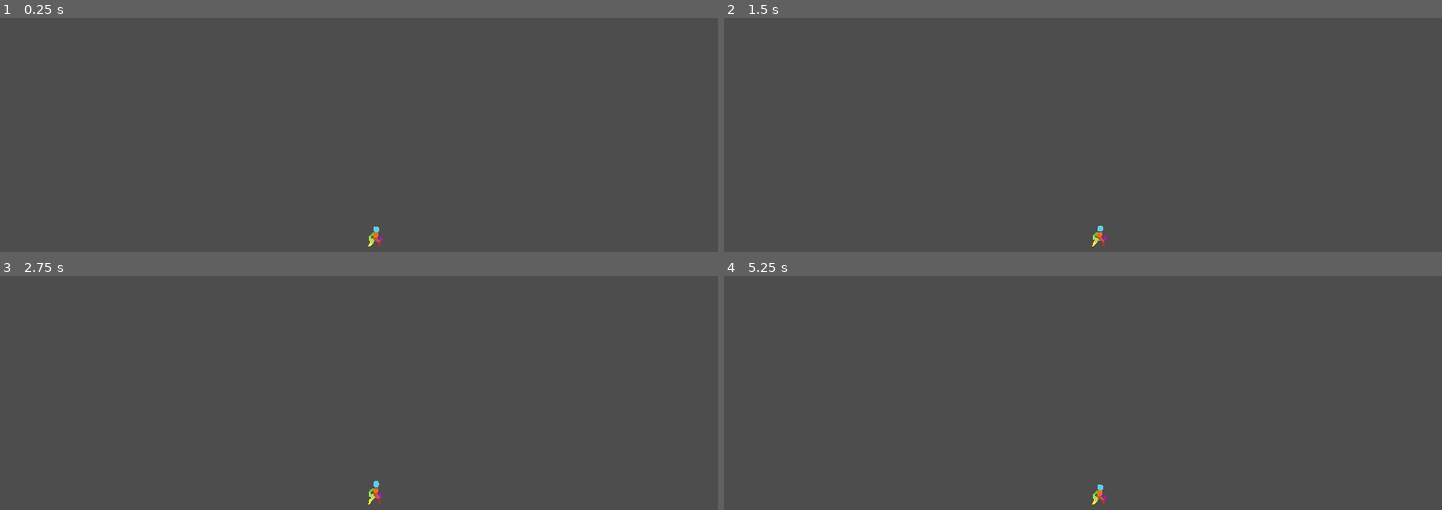
Above: before the commit, frames 1-4 (two rows, left to right).
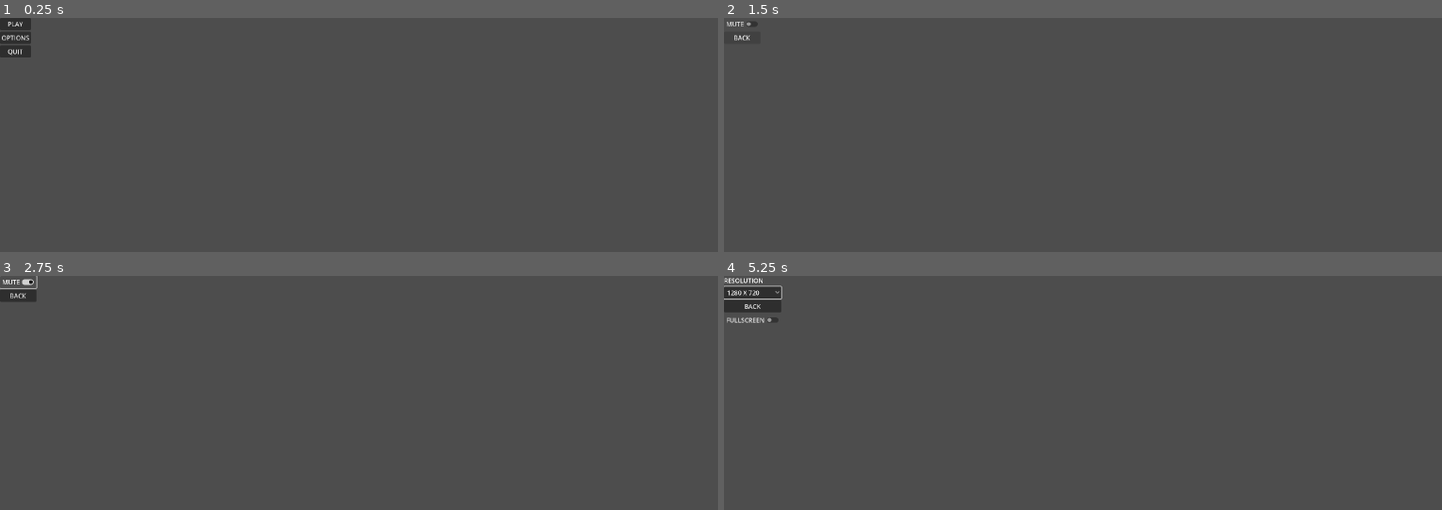
Above: after the commit, the same moments.

Repository: SJCooper/Prototype1
Game: Godot game, scene res://Assets/Scenes/start_menu.tscn
Same seed, same stepped clock (60 frames per second), same inputs: the game is played once before the commit and once after it. Before the commit the project starts from res://Assets/Scenes/game.tscn.
Inputs (mouse positions are in pixels of both pictures, inside the frame that each line leads up to):
- Up to frame 1 (0.25 s): no input
- Up to frame 2 (1.5 s): click (738, 36) at 0.5 s, where only the run after the commit has a clickable "OPTIONS"; click (738, 25) at 1.25 s, where only the run after the commit has a clickable "AUDIO"
- Up to frame 3 (2.75 s): click (21, 283) at 2 s, where only the run after the commit has a clickable "MUTE"
- Up to frame 4 (5.25 s): click (745, 294) at 2.75 s, where only the run after the commit has a clickable "BACK"; click (738, 294) at 3.5 s, where only the run after the commit has a clickable "DISPLAY"; click (752, 292) at 4.25 s, where only the run after the commit has a clickable "1280 X 720"; click (752, 306) at 5 s, where only the run after the commit has a clickable "BACK"

The runs differ from the first frame. In frame 1, 0.7% of the frame differs, in the area x 0-54%, y 0-98%; in frame 2, 0.2%; in frame 3, 0.4%; in frame 4, 1.1%.

Commit message:
Getting going with menus for template file
Added options, display, audio and quit menu items with basic functionality as a placeholder

Diff:
--- /dev/null
+++ b/Assets/Scenes/audio_menu.tscn
@@ -0,0 +1,33 @@
+[gd_scene load_steps=2 format=3 uid="uid://c5l6ct7g2fy2h"]
+
+[ext_resource type="Script" path="res://Assets/Scripts/audio_menu.gd" id="1_tusey"]
+
+[node name="Audio" type="Control"]
+layout_mode = 3
+anchors_preset = 15
+anchor_right = 1.0
+anchor_bottom = 1.0
+grow_horizontal = 2
+grow_vertical = 2
+size_flags_horizontal = 4
+size_flags_vertical = 4
+script = ExtResource("1_tusey")
+
+[node name="MarginContainer" type="MarginContainer" parent="."]
+layout_mode = 0
+offset_right = 40.0
+offset_bottom = 40.0
+
+[node name="VBoxContainer" type="VBoxContainer" parent="MarginContainer"]
+layout_mode = 2
+
+[node name="Mute" type="CheckButton" parent="MarginContainer/VBoxContainer"]
+layout_mode = 2
+text = "MUTE"
+
+[node name="Button" type="Button" parent="MarginContainer/VBoxContainer"]
+layout_mode = 2
+text = "BACK"
+
+[connection signal="toggled" from="MarginContainer/VBoxContainer/Mute" to="." method="_on_mute_toggled"]
+[connection signal="pressed" from="MarginContainer/VBoxContainer/Button" to="." method="_on_button_pressed"]
--- /dev/null
+++ b/Assets/Scenes/display_menu.tscn
@@ -0,0 +1,49 @@
+[gd_scene load_steps=2 format=3 uid="uid://crh76jo00gr7w"]
+
+[ext_resource type="Script" path="res://Assets/Scripts/display_menu.gd" id="1_hi38b"]
+
+[node name="Display" type="Control"]
+layout_mode = 3
+anchors_preset = 15
+anchor_right = 1.0
+anchor_bottom = 1.0
+grow_horizontal = 2
+grow_vertical = 2
+size_flags_horizontal = 4
+size_flags_vertical = 4
+script = ExtResource("1_hi38b")
+
+[node name="MarginContainer" type="MarginContainer" parent="."]
+layout_mode = 0
+offset_right = 40.0
+offset_bottom = 40.0
+
+[node name="VBoxContainer" type="VBoxContainer" parent="MarginContainer"]
+layout_mode = 2
+
+[node name="Label" type="Label" parent="MarginContainer/VBoxContainer"]
+layout_mode = 2
+text = "RESOLUTION"
+
+[node name="Resolutions" type="OptionButton" parent="MarginContainer/VBoxContainer"]
+layout_mode = 2
+item_count = 3
+selected = 0
+popup/item_0/text = "1280 X 720"
+popup/item_0/id = 0
+popup/item_1/text = "1600 X 900"
+popup/item_1/id = 1
+popup/item_2/text = "1920 X 1080"
+popup/item_2/id = 2
+
+[node name="Button" type="Button" parent="MarginContainer/VBoxContainer"]
+layout_mode = 2
+text = "BACK"
+
+[node name="CheckButton" type="CheckButton" parent="MarginContainer/VBoxContainer"]
+layout_mode = 2
+text = "FULLSCREEN"
+
+[connection signal="item_selected" from="MarginContainer/VBoxContainer/Resolutions" to="." method="_on_resolutions_item_selected"]
+[connection signal="pressed" from="MarginContainer/VBoxContainer/Button" to="." method="_on_button_pressed"]
+[connection signal="toggled" from="MarginContainer/VBoxContainer/CheckButton" to="." method="_on_check_button_toggled"]
--- /dev/null
+++ b/Assets/Scenes/options_menu.tscn
@@ -0,0 +1,38 @@
+[gd_scene load_steps=2 format=3 uid="uid://b42mp172120in"]
+
+[ext_resource type="Script" path="res://Assets/Scripts/options_menu.gd" id="1_dt0kk"]
+
+[node name="Options" type="Control"]
+layout_mode = 3
+anchors_preset = 15
+anchor_right = 1.0
+anchor_bottom = 1.0
+grow_horizontal = 2
+grow_vertical = 2
+size_flags_horizontal = 4
+size_flags_vertical = 4
+script = ExtResource("1_dt0kk")
+
+[node name="MarginContainer" type="MarginContainer" parent="."]
+layout_mode = 0
+offset_right = 40.0
+offset_bottom = 40.0
+
+[node name="VBoxContainer" type="VBoxContainer" parent="MarginContainer"]
+layout_mode = 2
+
+[node name="Audio" type="Button" parent="MarginContainer/VBoxContainer"]
+layout_mode = 2
+text = "AUDIO"
+
+[node name="Display" type="Button" parent="MarginContainer/VBoxContainer"]
+layout_mode = 2
+text = "DISPLAY"
+
+[node name="Back" type="Button" parent="MarginContainer/VBoxContainer"]
+layout_mode = 2
+text = "BACK"
+
+[connection signal="pressed" from="MarginContainer/VBoxContainer/Audio" to="." method="_on_audio_pressed"]
+[connection signal="pressed" from="MarginContainer/VBoxContainer/Display" to="." method="_on_display_pressed"]
+[connection signal="pressed" from="MarginContainer/VBoxContainer/Back" to="." method="_on_back_pressed"]
--- /dev/null
+++ b/Assets/Scenes/start_menu.tscn
@@ -0,0 +1,36 @@
+[gd_scene load_steps=2 format=3 uid="uid://cg5fgeqktgvs7"]
+
+[ext_resource type="Script" path="res://Assets/Scripts/start_menu.gd" id="1_t85va"]
+
+[node name="Start Menu" type="Control"]
+layout_mode = 3
+anchors_preset = 15
+anchor_right = 1.0
+anchor_bottom = 1.0
+grow_horizontal = 2
+grow_vertical = 2
+script = ExtResource("1_t85va")
+
+[node name="MarginContainer" type="MarginContainer" parent="."]
+layout_mode = 0
+offset_right = 40.0
+offset_bottom = 40.0
+
+[node name="VBoxContainer" type="VBoxContainer" parent="MarginContainer"]
+layout_mode = 2
+
+[node name="Play" type="Button" parent="MarginContainer/VBoxContainer"]
+layout_mode = 2
+text = "PLAY"
+
+[node name="Options" type="Button" parent="MarginContainer/VBoxContainer"]
+layout_mode = 2
+text = "OPTIONS"
+
+[node name="Quit" type="Button" parent="MarginContainer/VBoxContainer"]
+layout_mode = 2
+text = "QUIT"
+
+[connection signal="pressed" from="MarginContainer/VBoxContainer/Play" to="." method="_on_play_pressed"]
+[connection signal="pressed" from="MarginContainer/VBoxContainer/Options" to="." method="_on_options_pressed"]
+[connection signal="pressed" from="MarginContainer/VBoxContainer/Quit" to="." method="_on_quit_pressed"]
--- /dev/null
+++ b/Assets/Scripts/audio_menu.gd
@@ -0,0 +1,12 @@
+extends Control
+
+
+func _on_mute_toggled(toggled_on):
+	AudioServer.is_bus_mute(0)
+
+
+
+
+
+func _on_button_pressed():
+	get_tree().change_scene_to_file("res://Assets/Scenes/options_menu.tscn")
--- /dev/null
+++ b/Assets/Scripts/display_menu.gd
@@ -0,0 +1,19 @@
+extends Control
+
+func _on_resolutions_item_selected(index):
+	match index:
+		0:
+			DisplayServer.window_set_size(Vector2i(1280,720))
+		1:
+			DisplayServer.window_set_size(Vector2i(1600,900))
+		2:
+			DisplayServer.window_set_size(Vector2i(1920,1080))
+
+func _on_check_button_toggled(toggled_on):
+	if toggled_on:
+		DisplayServer.window_set_mode(DisplayServer.WINDOW_MODE_FULLSCREEN)
+	else:
+		DisplayServer.window_set_mode(DisplayServer.WINDOW_MODE_WINDOWED)
+
+func _on_button_pressed():
+	get_tree().change_scene_to_file("res://Assets/Scenes/options_menu.tscn")
--- /dev/null
+++ b/Assets/Scripts/options_menu.gd
@@ -0,0 +1,10 @@
+extends Control
+
+func _on_display_pressed():
+	get_tree().change_scene_to_file("res://Assets/Scenes/display_menu.tscn")
+
+func _on_back_pressed():
+	get_tree().change_scene_to_file("res://Assets/Scenes/start_menu.tscn")
+
+func _on_audio_pressed():
+	get_tree().change_scene_to_file("res://Assets/Scenes/audio_menu.tscn")
--- /dev/null
+++ b/Assets/Scripts/start_menu.gd
@@ -0,0 +1,10 @@
+extends Control
+
+func _on_play_pressed():
+	get_tree().change_scene_to_file("res://Assets/Scenes/game.tscn")
+
+func _on_options_pressed():
+	get_tree().change_scene_to_file("res://Assets/Scenes/options_menu.tscn")
+
+func _on_quit_pressed():
+	get_tree().quit()
--- a/project.godot
+++ b/project.godot
@@ -11,7 +11,7 @@
 [application]
 
 config/name="Prototype 1"
-run/main_scene="res://Assets/Scenes/game.tscn"
+run/main_scene="res://Assets/Scenes/start_menu.tscn"
 config/features=PackedStringArray("4.2", "Forward Plus")
 config/icon="res://icon.svg"
 
@@ -19,10 +19,9 @@
 
 window/size/viewport_width=1920
 window/size/viewport_height=1080
-window/size/mode=2
 window/size/initial_position_type=2
 window/size/initial_screen=1
-window/stretch/mode="canvas_items"
+window/stretch/mode="viewport"
 
 [input]
 
